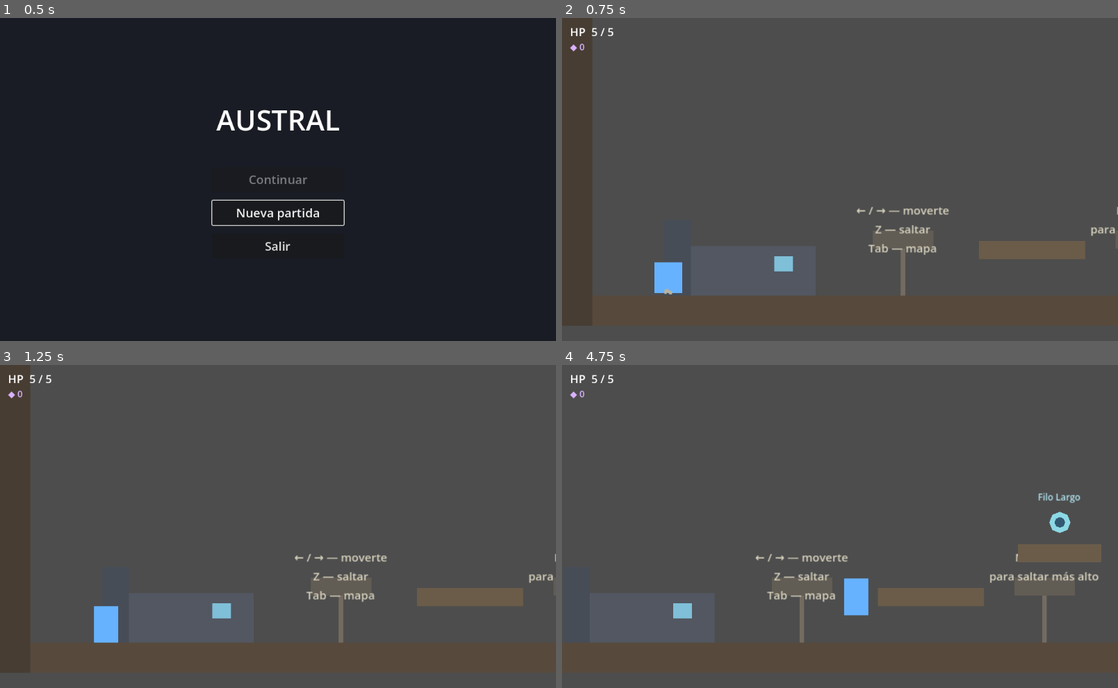
Above: before the commit, frames 1-4 (two rows, left to right).
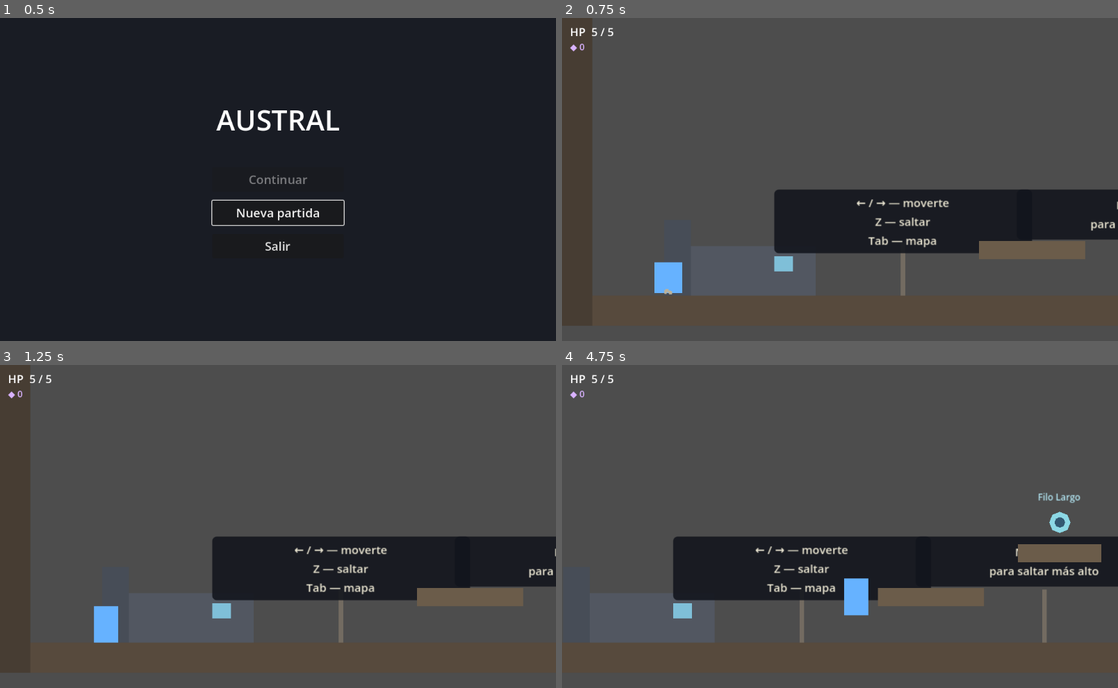
Above: after the commit, the same moments.

Repository: TrittoG/austral
Game: Godot game, scene res://scenes/title_screen.tscn
Same seed, same stepped clock (60 frames per second), same inputs: the game is played once before the commit and once after it.
Inputs:
- Up to frame 1 (0.5 s): no input
- Up to frame 2 (0.75 s): click "Nueva partida" at 0.5 s
- Up to frame 3 (1.25 s): no input
- Up to frame 4 (4.75 s): tap Enter at 1.25 s; hold D (move_right) 1.28-2.78 s; tap J (attack) at 1.35 s; tap Z (jump) at 1.52, 2.27, 3.77, 4.52 s; tap C (dash) at 2.1 s; hold A (move_left) 2.78-3.53 s; hold Up (interact) 2.78-3.53 s; hold D (move_right) from 3.53 s (still down); tap S (look_down) at 3.6 s; hold W (look_up) from 4.28 s (still down)

Frame 1 is identical in both runs. In frame 2, 11% of the frame differs, in the area x 38-100%, y 53-74%; in frame 3, 11%; in frame 4, 13%, in the area x 20-100%, y 53-74%.

Commit message:
Carteles legibles + bancos anchos estilo HK + soporte de joystick
- Carteles: el texto ahora tiene placa oscura redondeada propia
  (StyleBox del Label), legible sobre cualquier fondo. El cartel del
  portal baja al piso (el poste flotaba sobre el portal).
- Banco como pieza reutilizable (props/bench.tscn): asiento ancho de
  100px con respaldo y patas, zona de interaccion generosa (130x110).
  Reemplaza los bancos angostos inline de refugio y salida. El asiento
  se dora cuando es el checkpoint activo, como antes.
- Joystick con el mapeo default de Hollow Knight (Xbox):
  stick/d-pad mover y apuntar, A saltar, X atacar, RT dash,
  arriba interactuar, LT mapa, Start pausa.

Co-Authored-By: Claude Fable 5 <noreply@anthropic.com>

Diff:
--- a/project.godot
+++ b/project.godot
@@ -36,59 +36,74 @@
 "deadzone": 0.5,
 "events": [Object(InputEventKey,"resource_local_to_scene":false,"resource_name":"","device":-1,"window_id":0,"alt_press …(190 unchanged characters)…
 , Object(InputEventKey,"resource_local_to_scene":false,"resource_name":"","device":-1,"window_id":0,"alt_pressed":false …(186 unchanged characters)…
+, Object(InputEventJoypadMotion,"resource_local_to_scene":false,"resource_name":"","device":-1,"axis":0,"axis_value":-1.0,"script":null)
+, Object(InputEventJoypadButton,"resource_local_to_scene":false,"resource_name":"","device":-1,"button_index":13,"pressure":0.0,"pressed":false,"script":null)
 ]
 }
 move_right={
 "deadzone": 0.5,
 "events": [Object(InputEventKey,"resource_local_to_scene":false,"resource_name":"","device":-1,"window_id":0,"alt_press …(190 unchanged characters)…
 , Object(InputEventKey,"resource_local_to_scene":false,"resource_name":"","device":-1,"window_id":0,"alt_pressed":false …(186 unchanged characters)…
+, Object(InputEventJoypadMotion,"resource_local_to_scene":false,"resource_name":"","device":-1,"axis":0,"axis_value":1.0,"script":null)
+, Object(InputEventJoypadButton,"resource_local_to_scene":false,"resource_name":"","device":-1,"button_index":14,"pressure":0.0,"pressed":false,"script":null)
 ]
 }
 jump={
 "deadzone": 0.5,
 "events": [Object(InputEventKey,"resource_local_to_scene":false,"resource_name":"","device":-1,"window_id":0,"alt_press …(190 unchanged characters)…
 , Object(InputEventKey,"resource_local_to_scene":false,"resource_name":"","device":-1,"window_id":0,"alt_pressed":false …(181 unchanged characters)…
+, Object(InputEventJoypadButton,"resource_local_to_scene":false,"resource_name":"","device":-1,"button_index":0,"pressure":0.0,"pressed":false,"script":null)
 ]
 }
 look_up={
 "deadzone": 0.5,
 "events": [Object(InputEventKey,"resource_local_to_scene":false,"resource_name":"","device":-1,"window_id":0,"alt_press …(190 unchanged characters)…
 , Object(InputEventKey,"resource_local_to_scene":false,"resource_name":"","device":-1,"window_id":0,"alt_pressed":false …(186 unchanged characters)…
+, Object(InputEventJoypadMotion,"resource_local_to_scene":false,"resource_name":"","device":-1,"axis":1,"axis_value":-1.0,"script":null)
+, Object(InputEventJoypadButton,"resource_local_to_scene":false,"resource_name":"","device":-1,"button_index":11,"pressure":0.0,"pressed":false,"script":null)
 ]
 }
 look_down={
 "deadzone": 0.5,
 "events": [Object(InputEventKey,"resource_local_to_scene":false,"resource_name":"","device":-1,"window_id":0,"alt_press …(190 unchanged characters)…
 , Object(InputEventKey,"resource_local_to_scene":false,"resource_name":"","device":-1,"window_id":0,"alt_pressed":false …(186 unchanged characters)…
+, Object(InputEventJoypadMotion,"resource_local_to_scene":false,"resource_name":"","device":-1,"axis":1,"axis_value":1.0,"script":null)
+, Object(InputEventJoypadButton,"resource_local_to_scene":false,"resource_name":"","device":-1,"button_index":12,"pressure":0.0,"pressed":false,"script":null)
 ]
 }
 attack={
 "deadzone": 0.5,
 "events": [Object(InputEventKey,"resource_local_to_scene":false,"resource_name":"","device":-1,"window_id":0,"alt_press …(190 unchanged characters)…
 , Object(InputEventKey,"resource_local_to_scene":false,"resource_name":"","device":-1,"window_id":0,"alt_pressed":false …(181 unchanged characters)…
+, Object(InputEventJoypadButton,"resource_local_to_scene":false,"resource_name":"","device":-1,"button_index":2,"pressure":0.0,"pressed":false,"script":null)
 ]
 }
 dash={
 "deadzone": 0.5,
 "events": [Object(InputEventKey,"resource_local_to_scene":false,"resource_name":"","device":-1,"window_id":0,"alt_press …(190 unchanged characters)…
 , Object(InputEventKey,"resource_local_to_scene":false,"resource_name":"","device":-1,"window_id":0,"alt_pressed":false …(186 unchanged characters)…
+, Object(InputEventJoypadMotion,"resource_local_to_scene":false,"resource_name":"","device":-1,"axis":5,"axis_value":1.0,"script":null)
 ]
 }
 interact={
 "deadzone": 0.5,
 "events": [Object(InputEventKey,"resource_local_to_scene":false,"resource_name":"","device":-1,"window_id":0,"alt_press …(195 unchanged characters)…
 , Object(InputEventKey,"resource_local_to_scene":false,"resource_name":"","device":-1,"window_id":0,"alt_pressed":false …(181 unchanged characters)…
+, Object(InputEventJoypadButton,"resource_local_to_scene":false,"resource_name":"","device":-1,"button_index":11,"pressure":0.0,"pressed":false,"script":null)
+, Object(InputEventJoypadMotion,"resource_local_to_scene":false,"resource_name":"","device":-1,"axis":1,"axis_value":-1.0,"script":null)
 ]
 }
 pause={
 "deadzone": 0.5,
 "events": [Object(InputEventKey,"resource_local_to_scene":false,"resource_name":"","device":-1,"window_id":0,"alt_press …(195 unchanged characters)…
+, Object(InputEventJoypadButton,"resource_local_to_scene":false,"resource_name":"","device":-1,"button_index":6,"pressure":0.0,"pressed":false,"script":null)
 ]
 }
 map={
 "deadzone": 0.5,
 "events": [Object(InputEventKey,"resource_local_to_scene":false,"resource_name":"","device":-1,"window_id":0,"alt_press …(195 unchanged characters)…
 , Object(InputEventKey,"resource_local_to_scene":false,"resource_name":"","device":-1,"window_id":0,"alt_pressed":false …(181 unchanged characters)…
+, Object(InputEventJoypadMotion,"resource_local_to_scene":false,"resource_name":"","device":-1,"axis":4,"axis_value":1.0,"script":null)
 ]
 }
 
--- /dev/null
+++ b/scenes/props/bench.tscn
@@ -0,0 +1,43 @@
+[gd_scene format=3 uid="uid://c1bench00argen"]
+
+[ext_resource type="Script" path="res://scripts/checkpoint.gd" id="1_bench"]
+
+[sub_resource type="RectangleShape2D" id="shape_bench_zone"]
+size = Vector2(130, 110)
+
+[node name="Bench" type="Area2D"]
+collision_layer = 0
+collision_mask = 2
+script = ExtResource("1_bench")
+
+[node name="CollisionShape2D" type="CollisionShape2D" parent="."]
+position = Vector2(0, -15)
+shape = SubResource("shape_bench_zone")
+
+[node name="ColorRect" type="ColorRect" parent="."]
+offset_left = -50.0
+offset_top = 4.0
+offset_right = 50.0
+offset_bottom = 18.0
+color = Color(0.55, 0.5, 0.3, 1)
+
+[node name="Backrest" type="ColorRect" parent="."]
+offset_left = -50.0
+offset_top = -26.0
+offset_right = -42.0
+offset_bottom = 4.0
+color = Color(0.48, 0.44, 0.28, 1)
+
+[node name="LegLeft" type="ColorRect" parent="."]
+offset_left = -42.0
+offset_top = 18.0
+offset_right = -32.0
+offset_bottom = 40.0
+color = Color(0.42, 0.38, 0.25, 1)
+
+[node name="LegRight" type="ColorRect" parent="."]
+offset_left = 32.0
+offset_top = 18.0
+offset_right = 42.0
+offset_bottom = 40.0
+color = Color(0.42, 0.38, 0.25, 1)
--- a/scenes/props/sign.tscn
+++ b/scenes/props/sign.tscn
@@ -1,31 +1,36 @@
 [gd_scene format=3 uid="uid://c1sign000argen"]
 
 [ext_resource type="Script" path="res://scripts/sign.gd" id="1_sign"]
+
+[sub_resource type="StyleBoxFlat" id="style_plate"]
+content_margin_left = 12.0
+content_margin_top = 6.0
+content_margin_right = 12.0
+content_margin_bottom = 6.0
+bg_color = Color(0.07, 0.08, 0.11, 0.88)
+corner_radius_top_left = 6
+corner_radius_top_right = 6
+corner_radius_bottom_right = 6
+corner_radius_bottom_left = 6
 
 [node name="Sign" type="Node2D"]
 script = ExtResource("1_sign")
 
 [node name="Post" type="ColorRect" parent="."]
 offset_left = -3.0
-offset_top = -26.0
+offset_top = -30.0
 offset_right = 3.0
 offset_bottom = 40.0
 color = Color(0.45, 0.42, 0.38, 1)
 
-[node name="Plate" type="ColorRect" parent="."]
-offset_left = -40.0
-offset_top = -46.0
-offset_right = 40.0
-offset_bottom = -22.0
-color = Color(0.38, 0.36, 0.33, 1)
-
 [node name="Label" type="Label" parent="."]
 offset_left = -170.0
-offset_top = -84.0
+offset_top = -100.0
 offset_right = 170.0
-offset_bottom = -50.0
-theme_override_colors/font_color = Color(0.85, 0.83, 0.75, 1)
+offset_bottom = -34.0
+theme_override_colors/font_color = Color(0.93, 0.91, 0.83, 1)
 theme_override_font_sizes/font_size = 15
+theme_override_styles/normal = SubResource("style_plate")
 text = "..."
 horizontal_alignment = 1
-vertical_alignment = 2
+vertical_alignment = 1
--- a/scenes/rooms/planet1/p1_exit.tscn
+++ b/scenes/rooms/planet1/p1_exit.tscn
@@ -2,7 +2,7 @@
 
 [ext_resource type="Script" path="res://scripts/room.gd" id="1_room"]
 [ext_resource type="Script" path="res://scripts/room_transition.gd" id="2_door"]
-[ext_resource type="Script" path="res://scripts/checkpoint.gd" id="3_bench"]
+[ext_resource type="PackedScene" path="res://scenes/props/bench.tscn" id="3_bench_scene"]
 [ext_resource type="PackedScene" path="res://scenes/props/sign.tscn" id="4_sign"]
 
 [sub_resource type="RectangleShape2D" id="shape_floor"]
@@ -45,21 +45,8 @@
 offset_bottom = 280.0
 color = Color(0.28, 0.24, 0.2, 1)
 
-[node name="Bench" type="Area2D" parent="."]
+[node name="Bench" parent="." instance=ExtResource("3_bench_scene")]
 position = Vector2(300, 540)
-collision_layer = 0
-collision_mask = 2
-script = ExtResource("3_bench")
-
-[node name="CollisionShape2D" type="CollisionShape2D" parent="Bench"]
-shape = SubResource("shape_bench")
-
-[node name="ColorRect" type="ColorRect" parent="Bench"]
-offset_left = -22.0
-offset_top = -2.0
-offset_right = 22.0
-offset_bottom = 40.0
-color = Color(0.55, 0.5, 0.3, 1)
 
 [node name="SignSave" parent="." instance=ExtResource("4_sign")]
 position = Vector2(160, 540)
@@ -83,7 +70,7 @@
 color = Color(0.35, 0.75, 0.9, 0.6)
 
 [node name="SignPortal" parent="." instance=ExtResource("4_sign")]
-position = Vector2(580, 400)
+position = Vector2(450, 540)
 text = "Portal interplanetario
 — FIN DEL PROTOTIPO —
 Los próximos planetas: en construcción"
--- a/scenes/rooms/planet1/p1_refuge.tscn
+++ b/scenes/rooms/planet1/p1_refuge.tscn
@@ -2,7 +2,7 @@
 
 [ext_resource type="Script" path="res://scripts/room.gd" id="1_room"]
 [ext_resource type="Script" path="res://scripts/room_transition.gd" id="2_door"]
-[ext_resource type="Script" path="res://scripts/checkpoint.gd" id="3_bench"]
+[ext_resource type="PackedScene" path="res://scenes/props/bench.tscn" id="3_bench_scene"]
 [ext_resource type="PackedScene" path="res://scenes/props/sign.tscn" id="4_sign"]
 
 [sub_resource type="RectangleShape2D" id="shape_floor"]
@@ -74,21 +74,8 @@
 position = Vector2(240, 540)
 text = "↑ — descansar y guardar"
 
-[node name="Bench" type="Area2D" parent="."]
+[node name="Bench" parent="." instance=ExtResource("3_bench_scene")]
 position = Vector2(420, 540)
-collision_layer = 0
-collision_mask = 2
-script = ExtResource("3_bench")
-
-[node name="CollisionShape2D" type="CollisionShape2D" parent="Bench"]
-shape = SubResource("shape_bench")
-
-[node name="ColorRect" type="ColorRect" parent="Bench"]
-offset_left = -22.0
-offset_top = -2.0
-offset_right = 22.0
-offset_bottom = 40.0
-color = Color(0.55, 0.5, 0.3, 1)
 
 [node name="DoorLeft" type="Area2D" parent="."]
 position = Vector2(15, 400)
